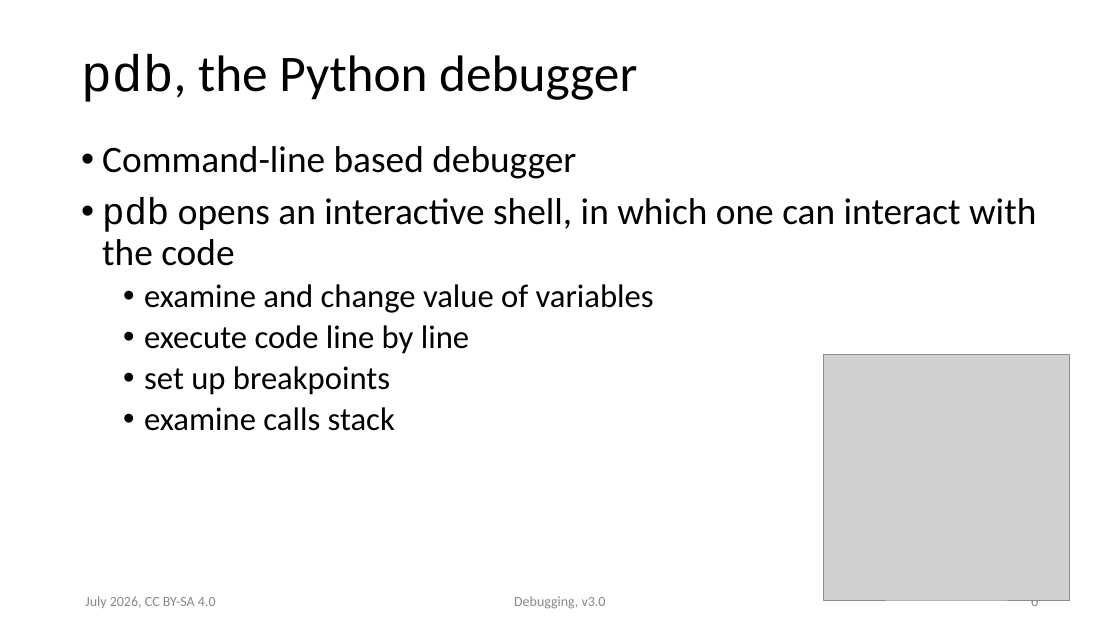
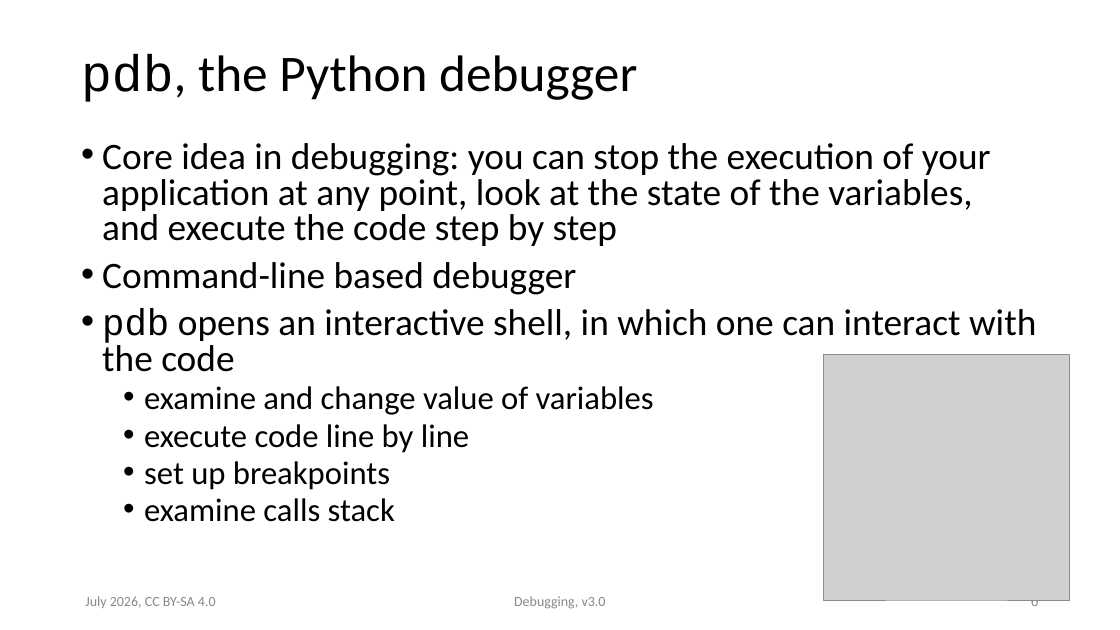
Before and after one commit to ASPP/testing_debugging_profiling, a slide deck: slide 6 of debugging.pptx. Drawn at 1120x630 pixels with LibreOffice and Linux fonts; fonts in the diff are those of the drawing; grey boxes stand for pictures. Boxes give left, top, right and bottom in pixels: in the first picture for what was removed or moved away, otherwise in the second. Text is boxed around its words. In the diff, an @@ line names an element or a change of style, - is before the commit and + after.

Commit message:
Debugging slides iteration (simplify)

```diff
--- a/debugging.pptx
+++ b/debugging.pptx
@@ text at box(102, 143, 991, 246): paragraph added @@
+• Core idea in debugging: you can stop the execution of your application at any point, look at the state of the variables, and execute the code step by step
@@ text at box(102, 262, 1036, 522): line spacing 0.9 to 0.8 @@
```
Also in this commit, not shown: 5 other slides changed, 1 other file.
